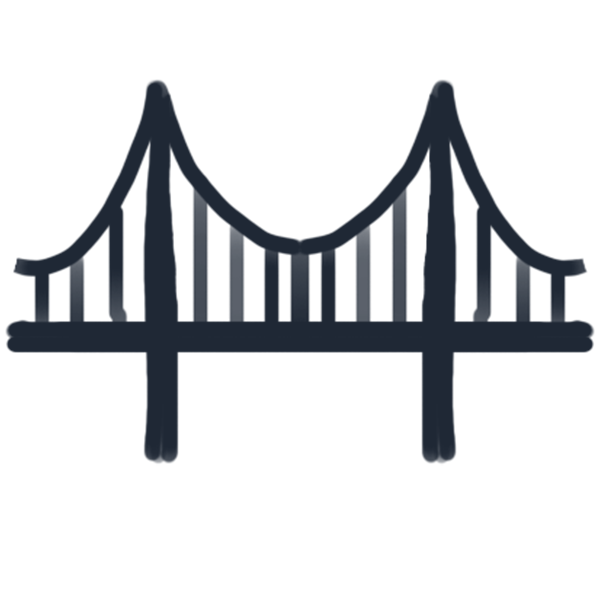
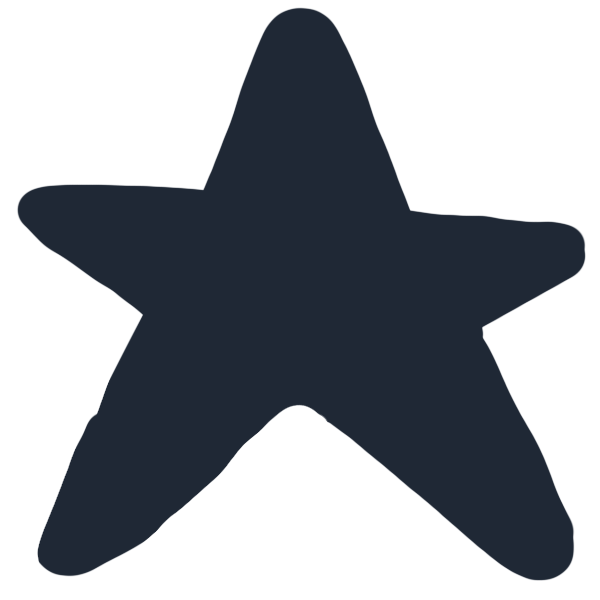
Layers edited between the first and the second 600px x 600px image:
added layer "Layer 9" above "Layer 8" over (16, 7, 586, 581)
hid "Layer 7" over (5, 79, 595, 466)
